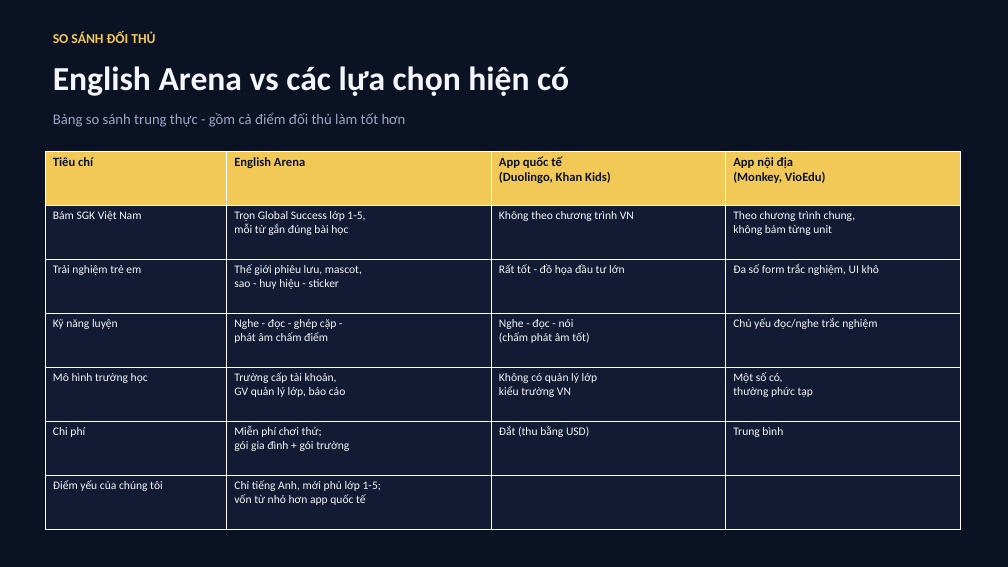
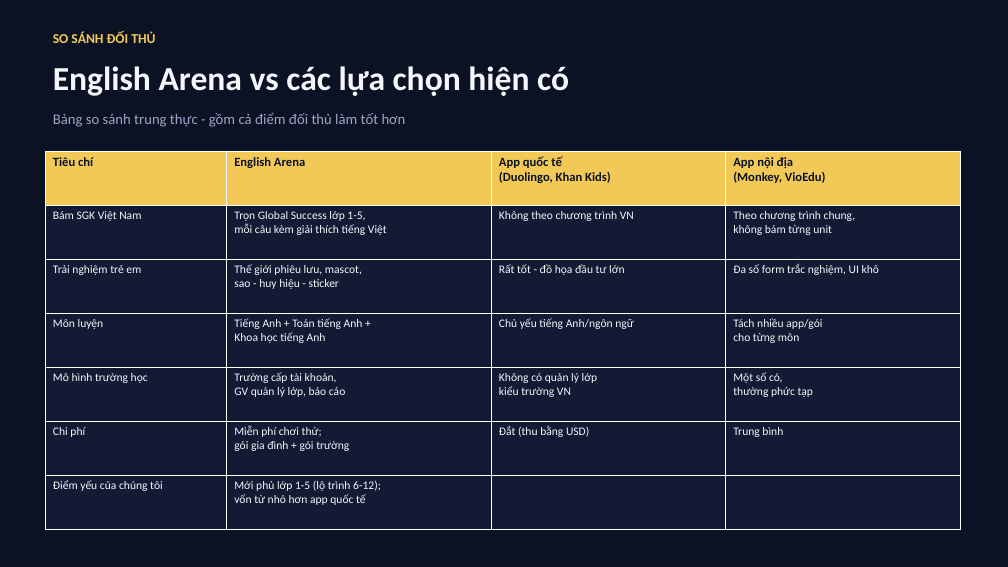
Before and after one commit to saintzzz/student-self-practice-web, a slide deck: slide 4 of docs/proposal-vieschool-khach-hang.pptx. Drawn at 1008x567 pixels with LibreOffice and Linux fonts; fonts in the diff are those of the drawing. Boxes give left, top, right and bottom in pixels: in the first picture for what was removed or moved away, otherwise in the second. Text is boxed around its words. In the diff, an @@ line names an element or a change of style, - is before the commit and + after.

```diff
--- a/docs/proposal-vieschool-khach-hang.pptx
+++ b/docs/proposal-vieschool-khach-hang.pptx
@@ table at box(45, 151, 960, 529) @@
-row 2, column 2: Trọn Global Success lớp 1-5, / mỗi từ gắn đúng bài học
+row 2, column 2: Trọn Global Success lớp 1-5, / mỗi câu kèm giải thích tiếng Việt
-row 4: Kỹ năng luyện | Nghe - đọc - ghép cặp - / phát âm chấm điểm | Nghe - đọc - nói / (chấm phát âm tốt) | Chủ yếu đọc/nghe trắc nghiệm
+row 4: Môn luyện | Tiếng Anh + Toán tiếng Anh + / Khoa học tiếng Anh | Chủ yếu tiếng Anh/ngôn ngữ | Tách nhiều app/gói / cho từng môn
-row 7, column 2: Chỉ tiếng Anh, mới phủ lớp 1-5; / vốn từ nhỏ hơn app quốc tế
+row 7, column 2: Mới phủ lớp 1-5 (lộ trình 6-12); / vốn từ nhỏ hơn app quốc tế
```
Also in this commit, not shown: 3 other slides changed, 5 other files.
